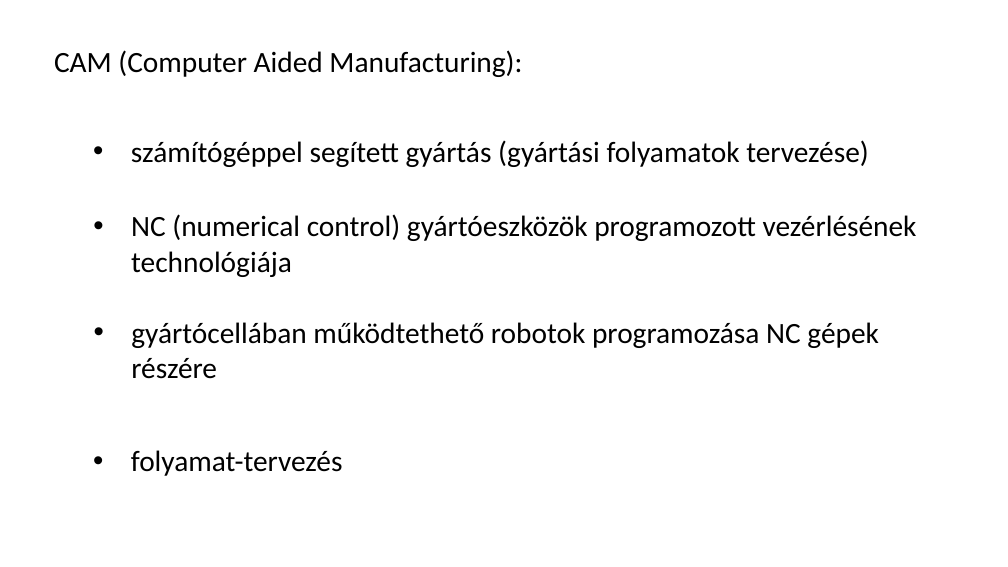
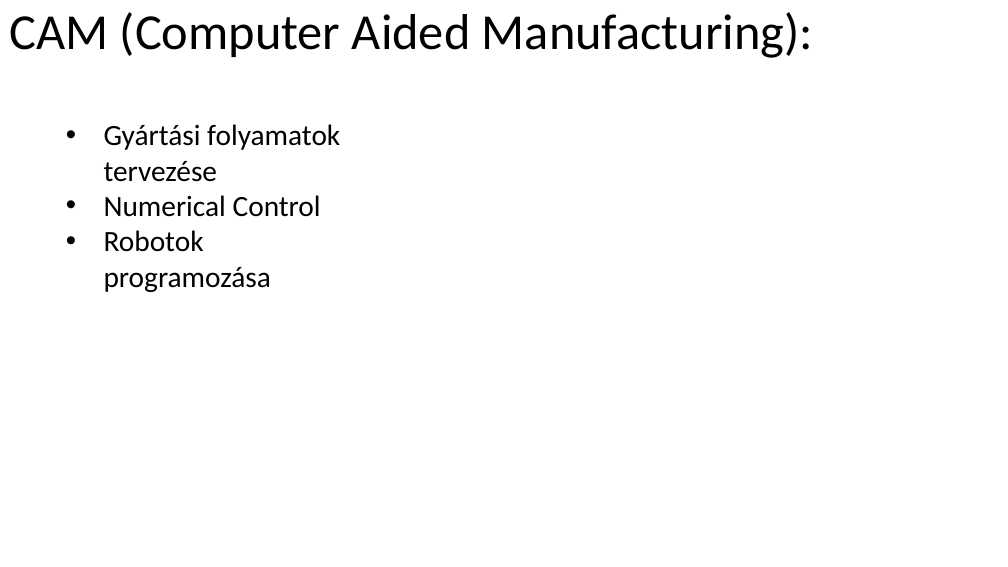
Before and after one commit to RCsSto/cad-cam-szunetment, a slide deck: slide 5 of CADCAM.pptx (slide 4 before the commit). Drawn at 1008x567 pixels with LibreOffice and Linux fonts; fonts in the diff are those of the drawing. Boxes give left, top, right and bottom in pixels: in the first picture for what was removed or moved away, otherwise in the second. Text is boxed around its words. In the diff, an @@ line names an element or a change of style, - is before the commit and + after.

```diff
--- a/CADCAM.pptx
+++ b/CADCAM.pptx
@@ title "CAM (Computer Aided Manufacturing):": place and size @@
-title "CAM (Computer Aided Manufacturing):" at bbox=[54, 50, 522, 77]
+title "CAM (Computer Aided Manufacturing):" at bbox=[9, 12, 813, 58]
@@ title "CAM (Computer Aided Manufacturing):" at bbox=[9, 12, 813, 58]: size 28 to 48 pt @@
@@ text at bbox=[104, 124, 340, 292]: text changed @@
-• számítógéppel segített gyártás (gyártási folyamatok tervezése)
+• Gyártási folyamatok tervezése
+• Numerical Control
+• Robotok programozása
@@ text removed at bbox=[131, 214, 917, 277] @@
-• NC (numerical control) gyártóeszközök programozott vezérlésének technológiája
@@ text removed at bbox=[131, 322, 879, 379] @@
-• gyártócellában működtethető robotok programozása NC gépek részére
@@ text removed at bbox=[131, 450, 343, 476] @@
-• folyamat-tervezés
```
Also in this commit, not shown: 13 other slides changed, 3 slides added, 2 slides removed, 1 other file.
